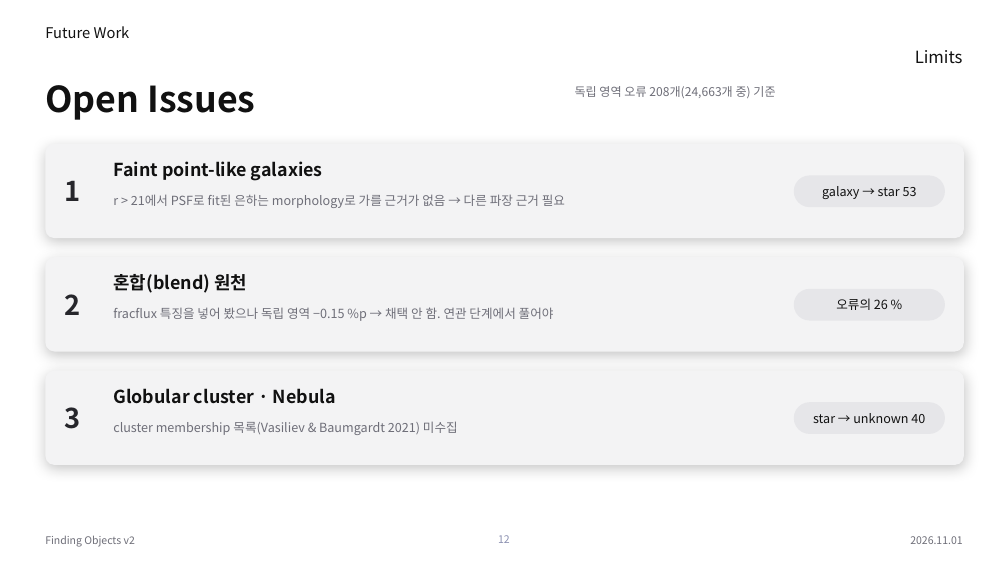
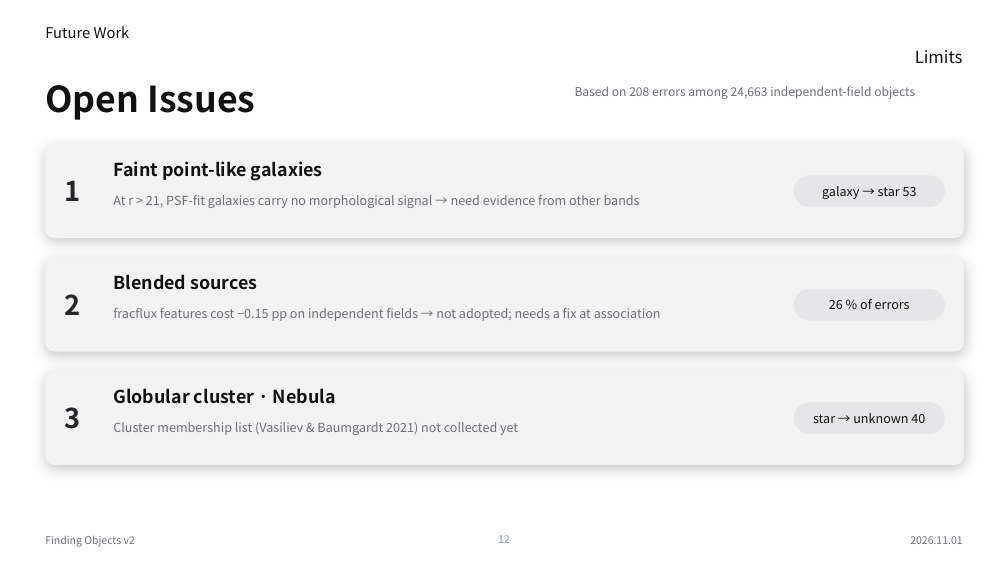
Before and after one commit to Pinchpeach/Finding_objects, a slide deck: slide 12 of v2/document/PIPELINE_STACK_v2.44.0.pptx. Drawn at 1008x567 pixels with LibreOffice and Linux fonts; fonts in the diff are those of the drawing. Boxes give left, top, right and bottom in pixels: in the first picture for what was removed or moved away, otherwise in the second. Text is boxed around its words. In the diff, an @@ line names an element or a change of style, - is before the commit and + after.

```diff
--- a/v2/document/PIPELINE_STACK_v2.44.0.pptx
+++ b/v2/document/PIPELINE_STACK_v2.44.0.pptx
@@ text at box(575, 86, 915, 99): text changed @@
-독립 영역 오류 208개(24,663개 중) 기준
+Based on 208 errors among 24,663 independent-field objects
@@ text at box(113, 195, 640, 208): text changed @@
-r > 21에서 PSF로 fit된 은하는 morphology로 가를 근거가 없음 → 다른 파장 근거 필요
+At r > 21, PSF-fit galaxies carry no morphological signal → need evidence from other bands
@@ text at box(113, 274, 257, 290): text changed @@
-혼합(blend) 원천
+Blended sources
@@ text at box(829, 299, 910, 309): text changed @@
-오류의 26 %
+26 % of errors
@@ text at box(113, 308, 661, 321): text changed @@
-fracflux 특징을 넣어 봤으나 독립 영역 −0.15 %p → 채택 안 함. 연관 단계에서 풀어야
+fracflux features cost −0.15 pp on independent fields → not adopted; needs a fix at association
@@ text at box(113, 422, 518, 435): text changed @@
-cluster membership 목록(Vasiliev & Baumgardt 2021) 미수집
+Cluster membership list (Vasiliev & Baumgardt 2021) not collected yet
```
Also in this commit, not shown: 11 other slides changed, 1 other file.
